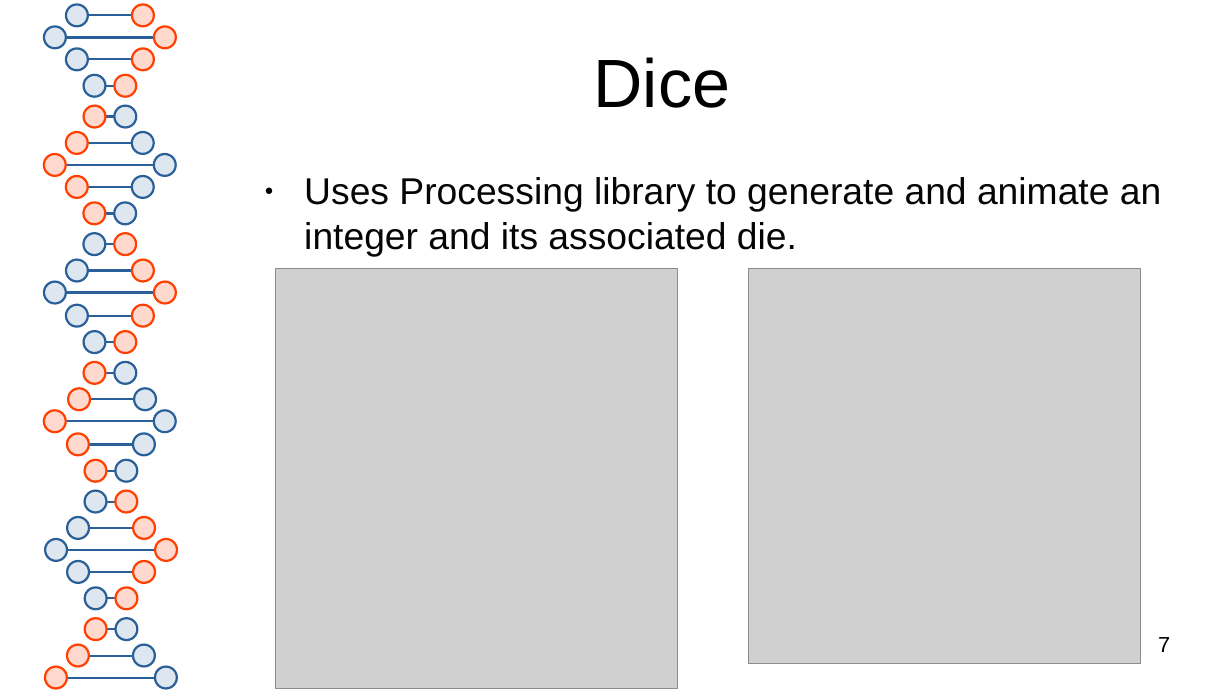
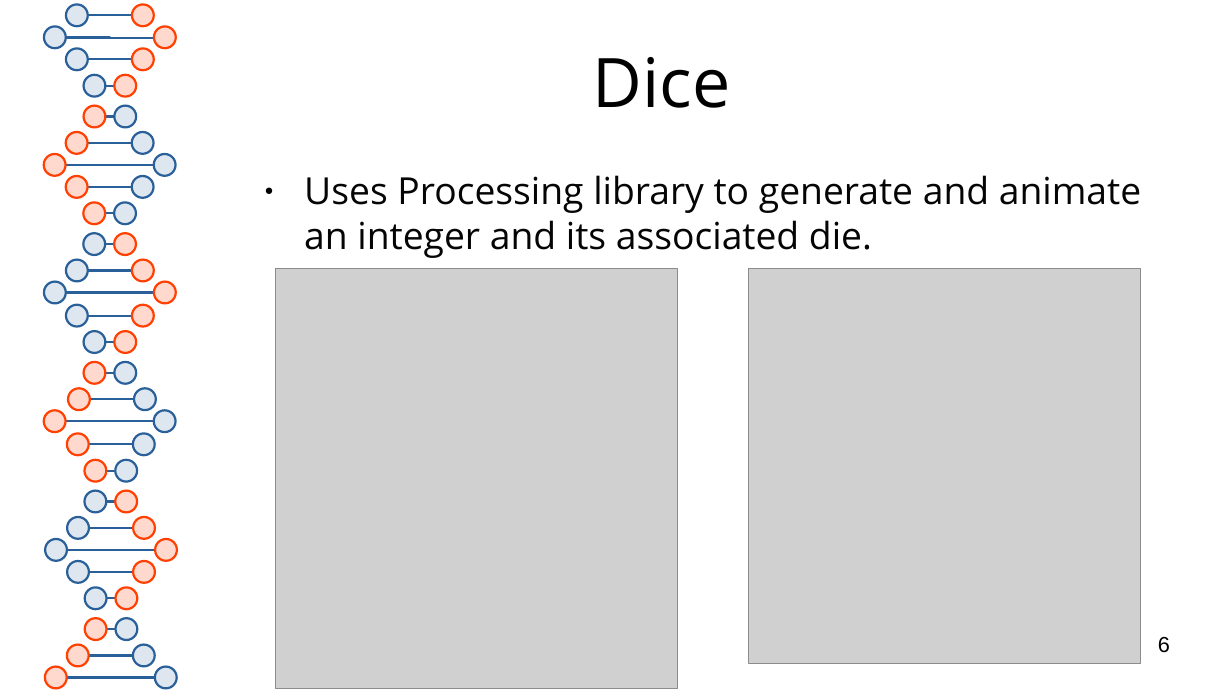
Before and after one commit to RedOctober117/ChutesAndLadders, a slide deck: slide 6 of documentation/presentation.pptx (slide 7 before the commit). Drawn at 1232x693 pixels with LibreOffice and Linux fonts; fonts in the diff are those of the drawing; grey boxes stand for pictures. Boxes give left, top, right and bottom in pixels: in the first picture for what was removed or moved away, otherwise in the second. Text is boxed around its words. In the diff, an @@ line names an element or a change of style, - is before the commit and + after.

Commit message:
New slides for DiceAnalogue

```diff
--- a/documentation/presentation.pptx
+++ b/documentation/presentation.pptx
@@ title "Dice" at bbox=[593, 57, 731, 108]: font Arial to Open Sans @@
@@ text "Uses Processing library to generate ..." at bbox=[304, 175, 1141, 258]: font Arial to Open Sans @@
@@ page number at bbox=[1158, 637, 1170, 653]: text changed @@
-7
+6
```
Also in this commit, not shown: 6 other slides changed, 2 slides added, 3 other files.
